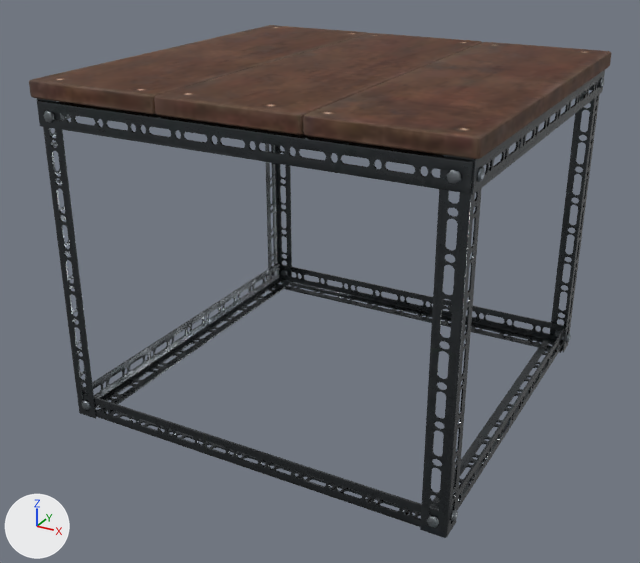
Two versions of the glTF model public/assets/models/r2/industrial_coffee_table.glb, one commit apart.
Rendered twice from a camera (50 mm lens) standing at (0.742, -1.433, 0.921) and looking at (-0.016, -0.054, 0.231). The axes (+X, +Y, +Z) are drawn at lower left. The lights are the same throughout. The first picture is the older version. Where no turn or scale is listed for an object, it has been applied to the vertices. Vertices at exactly the same position are counted once.

The first picture shows 'industrial_coffee_table'.
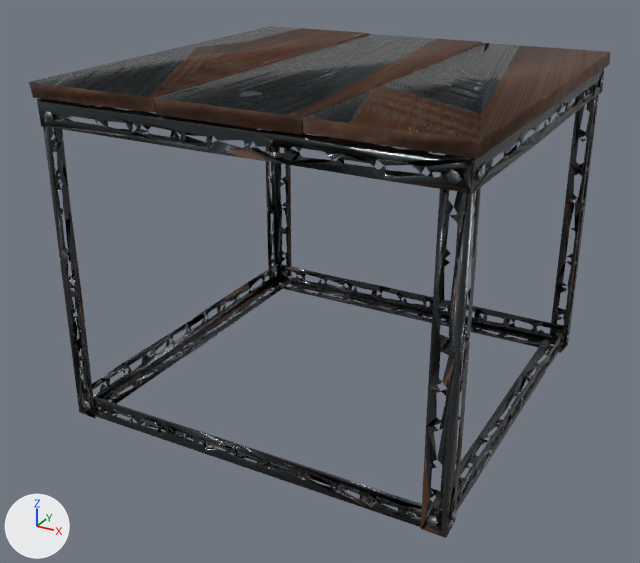
Where the newer file only moved an object's origin or applied its transform, the numbers keep the older frame.

The edits, one by one:
me_cylinder_001 is used by ob_industrial_coffee_table; location (0.003, 0.0, 0.319).
me_cylinder_001 had 14086 vertices, 30000 faces and spanned x -0.389..0.389, y -0.379..0.379, z -0.319..0.319.
me_cylinder_001 now has 2384 vertices, 5455 faces and spans x -0.387..0.387, y -0.378..0.377, z -0.319..0.318.
me_cylinder_001 part 1: 1 vertex moved within x 0.378, y 0.048, z 0.286; 11702 vertices removed from x -0.389..0.389, y -0.379..0.379, z -0.319..0.319.
me_cylinder_001 part 2: 3 kept faces spanning x -0.369..0.347, y -0.363..0.37, z -0.283..-0.176 get new texture (UV) coordinates.

Location of each change, (x1, y1, x2, y2) in pixels of the pictures (640 x 563 px):
'industrial_coffee_table', reshaped: before (29, 25, 612, 538); after (29, 26, 611, 538)
part 1 of me_cylinder_001, cut back: before (29, 25, 612, 538)
part 2 of me_cylinder_001, surface changed: before (82, 324, 186, 392); after (82, 283, 561, 392)
